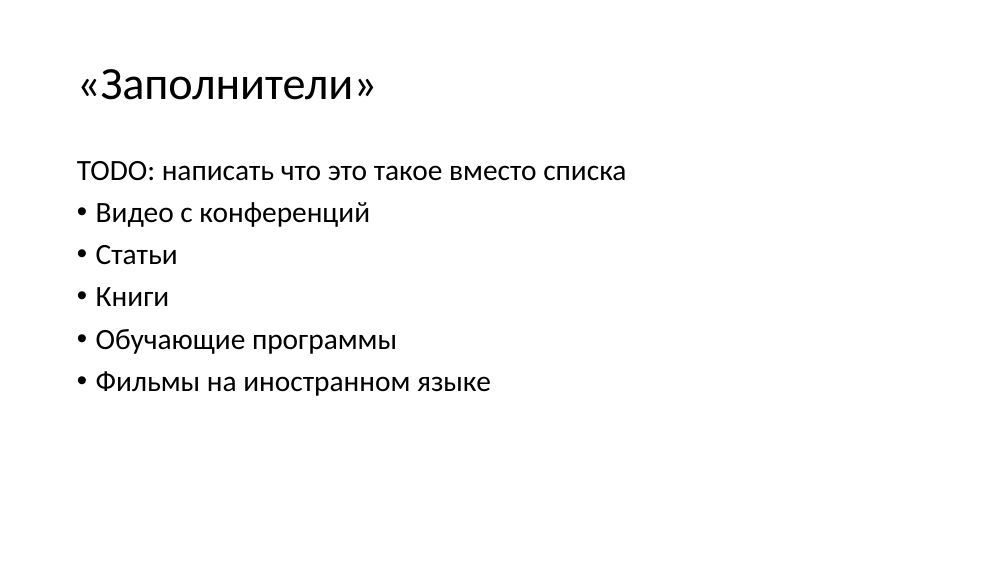
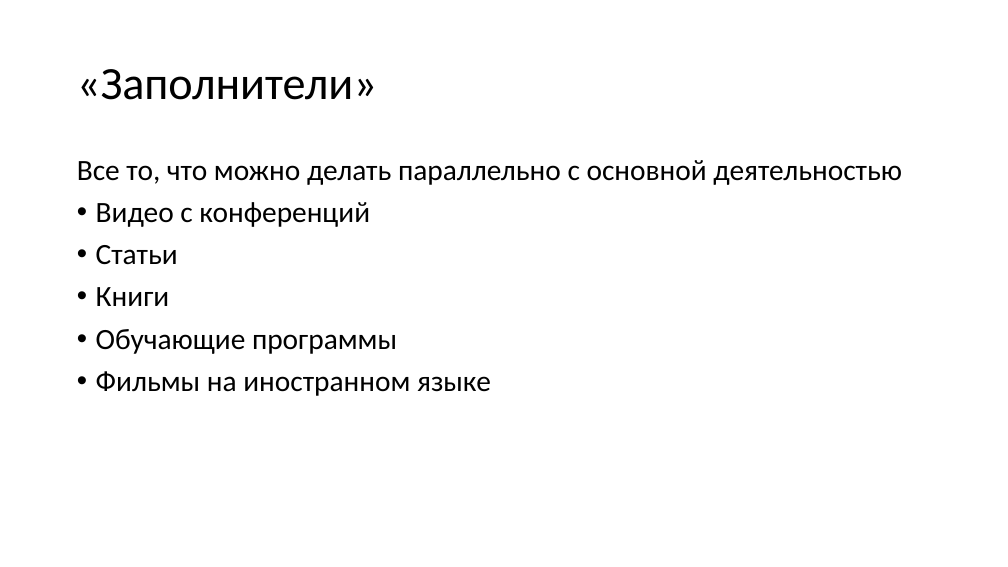
Before and after one commit to kugushev/presentations, a slide deck: slide 11 of 2018_Students-Breakfast/Presentation.pptx (slide 12 before the commit). Drawn at 1008x567 pixels with LibreOffice and Linux fonts; fonts in the diff are those of the drawing. Boxes give left, top, right and bottom in pixels: in the first picture for what was removed or moved away, otherwise in the second. Text is boxed around its words. In the diff, an @@ line names an element or a change of style, - is before the commit and + after.

```diff
--- a/2018_Students-Breakfast/Presentation.pptx
+++ b/2018_Students-Breakfast/Presentation.pptx
@@ text at bbox=[77, 160, 902, 185]: text changed @@
-TODO: написать что это такое вместо списка
+Все то, что можно делать параллельно с основной деятельностью
```
Also in this commit, not shown: 2 other slides changed, 6 slides added, 1 slide removed.
